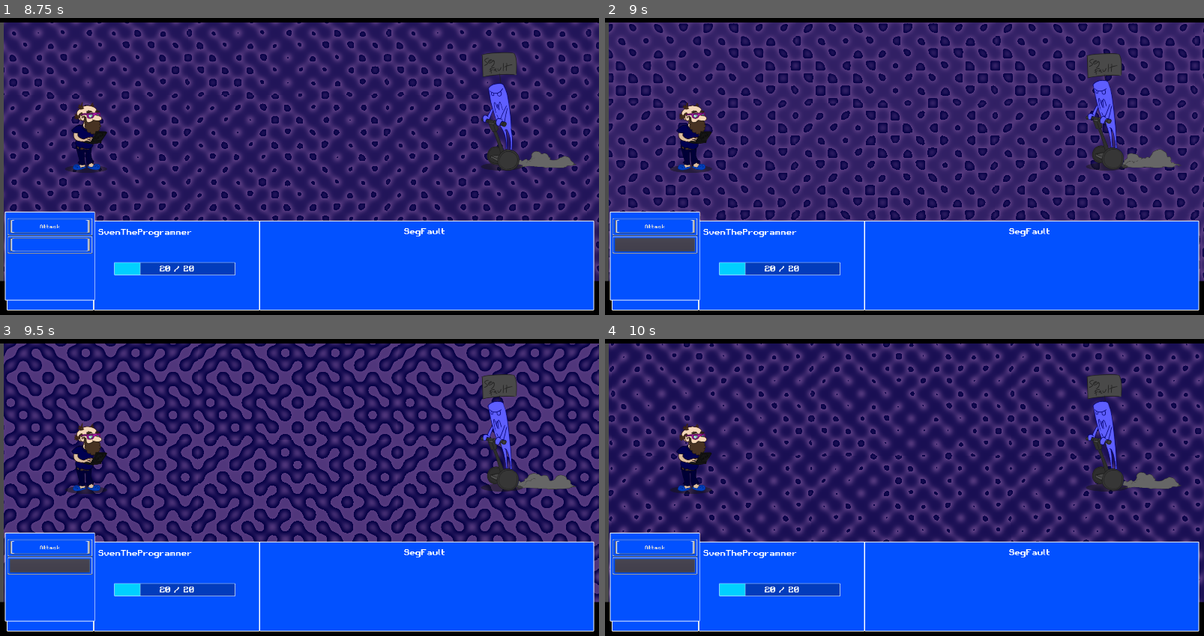
Above: before the commit, frames 1-4 (two rows, left to right).
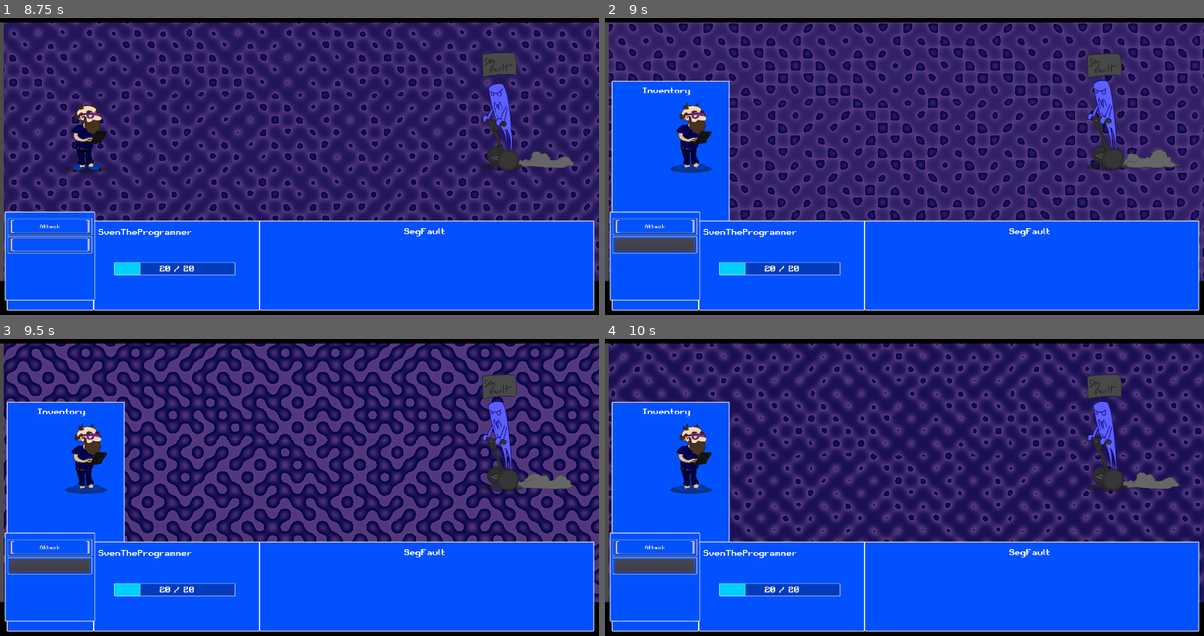
Above: after the commit, the same moments.

Repository: Alexander-Hjelm/bearded-programmer-sven
Game: Godot game, scene res://MainScene.tscn
The game is run twice, just before and just after one commit, with the same random seed, the same clock (stepped at 60 frames per second) and the same inputs.
Inputs (mouse positions are in pixels of both pictures, inside the frame that each line leads up to):
- Up to frame 1 (8.75 s): click "Attack" at 3.5 s
- Up to frame 2 (9 s): click (652, 243) at 8.77 s
- Up to frame 3 (9.5 s): no input
- Up to frame 4 (10 s): click (652, 564) at 9.52 s

Frame 1 is identical in both runs. In frame 2, 8.1% of the frame differs, in the area x 1-21%, y 21-69%; in frame 3, 8.1%; in frame 4, 8.1%.

Commit message:
Inventory access in the combat screen

Diff:
--- a/Scenes/UI/HUD.gd
+++ b/Scenes/UI/HUD.gd
@@ -7,7 +7,10 @@
 onready var player_hp_current_max_label = $PlayerPanel/HpProgressBar/MaxHP
 onready var input_popup_menu = $InputPopUpMenu
 onready var input_attack_button = $InputPopUpMenu/InputBGPanel/AttackButton
-onready var input_dosomething_button = $InputPopUpMenu/InputBGPanel/DoSomething ### Add Functionality here... :P
+onready var input_inventory_button = $InputPopUpMenu/InputBGPanel/InventoryButton
+
+# Item button resource for iventory
+onready var item_button_resource = preload("res://Scenes/UI/ItemButton.tscn")
 
 #
 #func _init():
@@ -16,19 +19,20 @@
 
 func _ready():
 	$InputPopUpMenu/InputBGPanel/AttackButton.connect("pressed", self,"attack_enemy")
+	$InputPopUpMenu/InputBGPanel/InventoryButton.connect("pressed", self,"show_inventory")
 	inactivate_player_input()
 
 
 func activate_player_input(): #Activate Player Input
 	input_popup_menu.show()
 	input_attack_button.disabled = false
-	input_dosomething_button.disabled = false
+	input_inventory_button.disabled = false
 
 
 func inactivate_player_input(): #Inactivate Player Input
 	input_popup_menu.hide()
 	input_attack_button.disabled = true
-	input_dosomething_button.disabled = true
+	input_inventory_button.disabled = true
 
 
 func update_player_HUD_timer(player_timer : int, player_timer_done : bool): #sends player timer data and sets player input true/false
@@ -56,3 +60,38 @@
 func attack_enemy():
 	inactivate_player_input()
 	combat_manager.player_attack()
+
+	# Hide the inventory, in case it is open
+	get_node("InventoryPanel").visible = false
+
+
+func show_inventory():
+	# Clear all old inventory buttons
+	for item_button in get_node("InventoryPanel/VBoxContainer").get_children():
+		item_button.queue_free()
+
+	# Generate new inventory buttons from item database
+	for item in item_database.items.keys():
+		if inventory.has_item(item):
+			var num_of_items: int = inventory.get_number_of_items(item)
+			var item_button_instance: Button = item_button_resource.instance()
+			get_node("InventoryPanel/VBoxContainer").add_child(item_button_instance)
+			item_button_instance.text = str(num_of_items) + "x " + item
+			item_button_instance.connect("pressed", self, "item_button_clicked", [item])
+
+	# Finally, show the inventory
+	get_node("InventoryPanel").visible = true
+
+
+func item_button_clicked(item_name: String):
+	var item: Item = item_database.items[item_name]
+	match item.get_item_type():
+		Item.ItemType.CONSUMABLE:
+			combat_manager.use_item_on_player(item_name)
+		Item.ItemType.OFFENSIVE:
+			combat_manager.use_item_on_enemy(item_name, 0)
+
+	# Finally, hide the inventory
+	get_node("InventoryPanel").visible = false
+
+	inactivate_player_input()
--- a/Scenes/UI/HUD.tscn
+++ b/Scenes/UI/HUD.tscn
@@ -101,6 +101,32 @@
 margin_bottom = 14.5
 clip_text = true
 
+[node name="InventoryPanel" type="Panel" parent="."]
+visible = false
+margin_left = 22.0
+margin_top = 287.0
+margin_right = 399.0
+margin_bottom = 737.0
+theme = ExtResource( 2 )
+
+[node name="PlayerTeamLabel" type="Label" parent="InventoryPanel"]
+anchor_left = 0.5
+anchor_top = 0.5
+anchor_right = 0.5
+anchor_bottom = 0.5
+margin_left = -136.217
+margin_top = -210.372
+margin_right = 109.783
+margin_bottom = -150.372
+theme = ExtResource( 2 )
+text = "Inventory"
+align = 1
+
+[node name="VBoxContainer" type="VBoxContainer" parent="InventoryPanel"]
+margin_top = 67.0
+margin_right = 375.0
+margin_bottom = 447.0
+
 [node name="TimerPanel" type="Panel" parent="."]
 margin_left = 22.0
 margin_top = 736.0
@@ -228,7 +254,7 @@
 margin_bottom = 69.0
 text = "Attack"
 
-[node name="DoSomethingPanel" type="NinePatchRect" parent="InputPopUpMenu/InputBGPanel"]
+[node name="InventoryPanel" type="NinePatchRect" parent="InputPopUpMenu/InputBGPanel"]
 anchor_right = 1.0
 anchor_bottom = 1.0
 margin_left = 8.0
@@ -242,7 +268,7 @@
 patch_margin_right = 4
 patch_margin_bottom = 4
 
-[node name="DoSomething" type="Button" parent="InputPopUpMenu/InputBGPanel"]
+[node name="InventoryButton" type="Button" parent="InputPopUpMenu/InputBGPanel"]
 margin_left = 16.0
 margin_top = 85.0
 margin_right = 272.0
--- /dev/null
+++ b/Scenes/UI/ItemButton.tscn
@@ -0,0 +1,5 @@
+[gd_scene format=2]
+
+[node name="ItemButton" type="Button"]
+margin_right = 113.0
+margin_bottom = 20.0
--- a/Script/combat_manager.gd
+++ b/Script/combat_manager.gd
@@ -116,7 +116,6 @@
 		if counted > r:
 			inventory.add_item(item)
 
-
 # Tick routine for a single character
 func tick_character(character: Character, team: int):
 	# Update the Timer
@@ -219,6 +218,20 @@
 # Send a "Lower Stat" message to the HUD
 func send_lower_stat_message(character: Character):
 	_visual_character_representations[character].change_anim_state(AnimatedActor.anim_state_types.LOWERSTAT)
+
+func use_item_on_player(item_name: String):
+	var player: Character = _characters_by_team[0][0]
+	attack(player, player, item_database.items[item_name])
+	inventory.remove_item(item_name)
+	reset_character_timer(player)
+
+
+func use_item_on_enemy(item_name: String, enemy_index: int):
+	var player: Character = _characters_by_team[0][0]
+	var enemy: Character = _characters_by_team[1][enemy_index]
+	attack(player, enemy, item_database.items[item_name])
+	inventory.remove_item(item_name)
+	reset_character_timer(player)
 
 
 func keep_track_of_svens_morph_state(_active_combat_encounter):
--- a/Script/item.gd
+++ b/Script/item.gd
@@ -27,3 +27,6 @@
 
 func get_element() -> int:
 	return _element
+
+func get_item_type() -> int:
+	return _item_type
